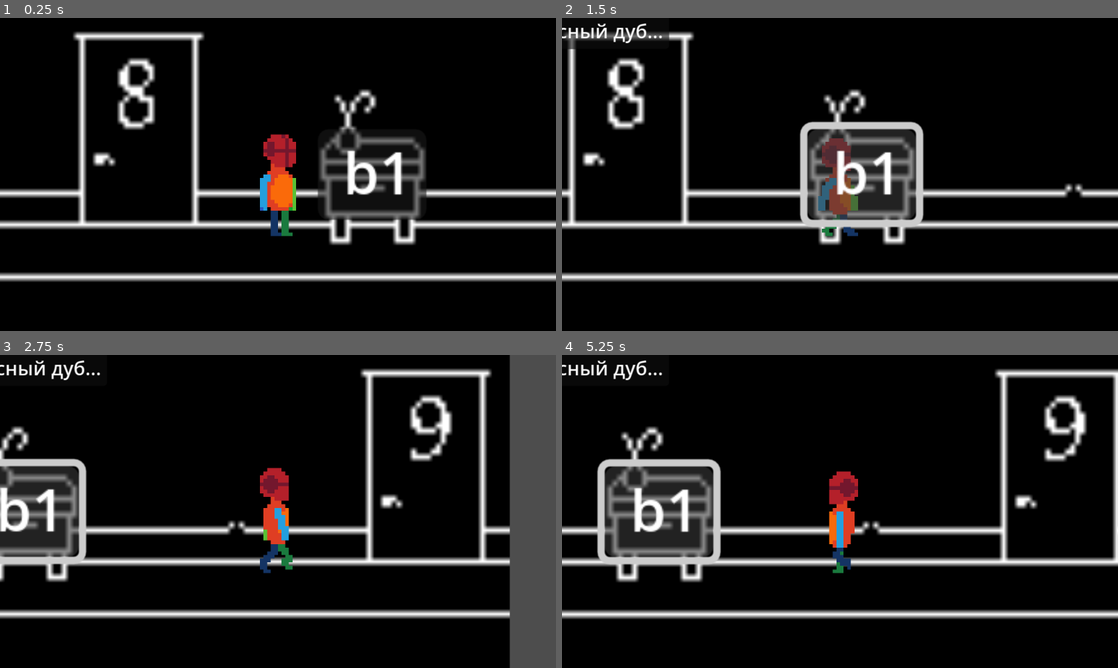
Above: before the commit, frames 1-4 (two rows, left to right).
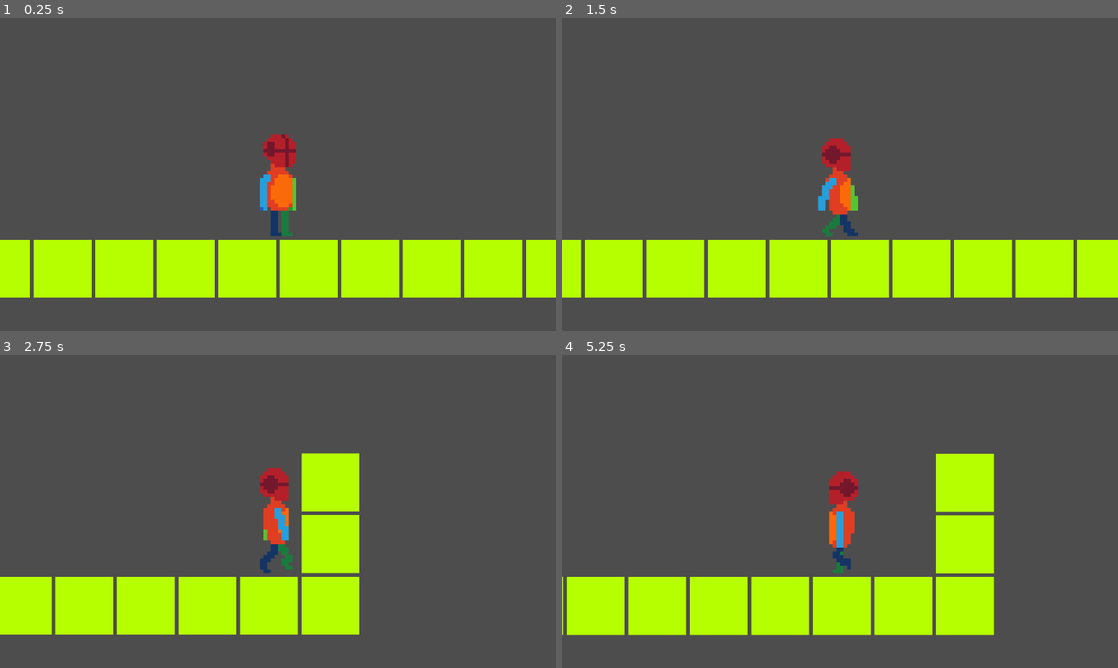
Above: after the commit, the same moments.

Repository: went-git/IP
Game: Godot game, scene res://world.tscn
Two runs of this game, one before a commit and one after it. Both use one fixed random seed, a clock stepped at 60 frames per second and the inputs below.
Inputs (mouse positions are in pixels of both pictures, inside the frame that each line leads up to):
- Up to frame 1 (0.25 s): no input
- Up to frame 2 (1.5 s): click (934, 174) at 0.5 s, where only the run before the commit has a clickable "b1"; tap Enter at 1.25 s; hold D from 1.28 s (still down)
- Up to frame 3 (2.75 s): keep holding D
- Up to frame 4 (5.25 s): release D at 2.78 s; hold A 2.78-3.53 s; hold D 3.53-5.03 s; hold A from 5.03 s (still down)

The runs differ from the first frame. In frame 1, 95% of the frame differs, in the area x 0-100%, y 0-100%; in frame 2, 96%; in frame 3, 88%; in frame 4, 96%.

Commit message:
first prototype

Diff:
--- a/test/player.gd
+++ b/test/player.gd
@@ -35,8 +35,3 @@
 		$Sprite2D.flip_h = true
 	else:
 		_animation_player.play("Idle")
-
-
-
-func _on_button_pressed() -> void:
-	pass # Replace with function body.
--- a/test/world.gd
+++ b/test/world.gd
@@ -1,45 +1 @@
 extends Node
-var popup_scene = preload("res://button1.tscn")
-func _ready() -> void:
-	# Автоматически находим кнопку (если она есть на сцене)
-	move_child($TestRoom, 0)
-	var button = $Button
-	if button:
-		button.pressed.connect(_on_button_pressed)
-
-
-func _on_button_pressed() -> void:
-	# Создаем экземпляр из загруженной сцены
-	var popup_instance = popup_scene.instantiate()
-
-	# Добавляем на текущую сцену
-	add_child(popup_instance)
-
-	# Ждем инициализации
-	await get_tree().process_frame
-
-	# Теперь можно позиционировать и показывать
-	var button_pos = $Button.global_position
-	var button_size = $Button.size
-	var pos_x = (button_pos.x + button_size.x / 2) - popup_instance.size.x / 2
-	var pos_y = (button_pos.y + button_size.y / 2) - popup_instance.size.y / 2 + 10
-
-	popup_instance.position = Vector2(pos_x, pos_y)
-"""
-func _on_button_pressed() -> void:
-
-	var popup_instance = popup_scene.instantiate()
-	add_child(popup_instance)
-
-	await get_tree().process_frame
-
-	popup_instance.size = Vector2(100, 30)
-
-	# Получаем глобальный прямоугольник кнопки
-	var button_rect = $Button.get_global_rect()
-
-	# Используем позицию из глобального прямоугольника
-	popup_instance.position = button_rect.position
-
-	popup_instance.show()
-"""
--- a/test/world.tscn
+++ b/test/world.tscn
@@ -1,10 +1,9 @@
-[gd_scene load_steps=13 format=3 uid="uid://kw8ovq1qk74x"]
+[gd_scene load_steps=12 format=3 uid="uid://kw8ovq1qk74x"]
 
 [ext_resource type="Script" uid="uid://cewst88tqwu66" path="res://world.gd" id="1_aqk2v"]
 [ext_resource type="Texture2D" uid="uid://b4wwavuhtpk1d" path="res://tile.png" id="2_fj7yv"]
 [ext_resource type="Script" uid="uid://b2ndwxn33sdx1" path="res://player.gd" id="3_036b0"]
 [ext_resource type="Texture2D" uid="uid://c2tn6h8251xc" path="res://(new)Walk_cycle_project.png" id="4_aqk2v"]
-[ext_resource type="Texture2D" uid="uid://bqoo232hvxxux" path="res://test_room.png" id="5_036b0"]
 
 [sub_resource type="TileSetAtlasSource" id="TileSetAtlasSource_tlwt5"]
 texture = ExtResource("2_fj7yv")
@@ -81,10 +80,9 @@
 
 [node name="TileMap" type="TileMap" parent="TileMapLayer"]
 physics_interpolation_mode = 2
-visible = false
 tile_set = SubResource("TileSet_f3sb7")
 format = 2
-layer_0/tile_data = PackedInt32Array(131068, 0, 0, 131069, 0 …(203 unchanged characters)… 131063, 0, 0, 131062, 0, 0, 131061, 0, 0, 65525, 0, 0, -11, 0, 0)
+layer_0/tile_data = PackedInt32Array(131068, 0, 0, 131069, 0 …(203 unchanged characters)… 131063, 0, 0, 131062, 0, 0, 131061, 0, 0)
 
 [node name="CharacterBody2D" type="CharacterBody2D" parent="."]
 script = ExtResource("3_036b0")
@@ -107,22 +105,3 @@
 
 [node name="Camera2D" type="Camera2D" parent="CharacterBody2D"]
 zoom = Vector2(3, 3)
-
-[node name="Button" type="Button" parent="."]
-offset_left = 11.0
-offset_top = -13.0
-offset_right = 41.0
-offset_bottom = 12.0
-
-[node name="Label" type="Label" parent="Button"]
-layout_mode = 0
-offset_left = 7.0
-offset_right = 31.0
-offset_bottom = 23.0
-text = "b1"
-
-[node name="TestRoom" type="Sprite2D" parent="."]
-show_behind_parent = true
-position = Vector2(-13.999994, -36.499992)
-scale = Vector2(1.359375, 1.4453124)
-texture = ExtResource("5_036b0")
